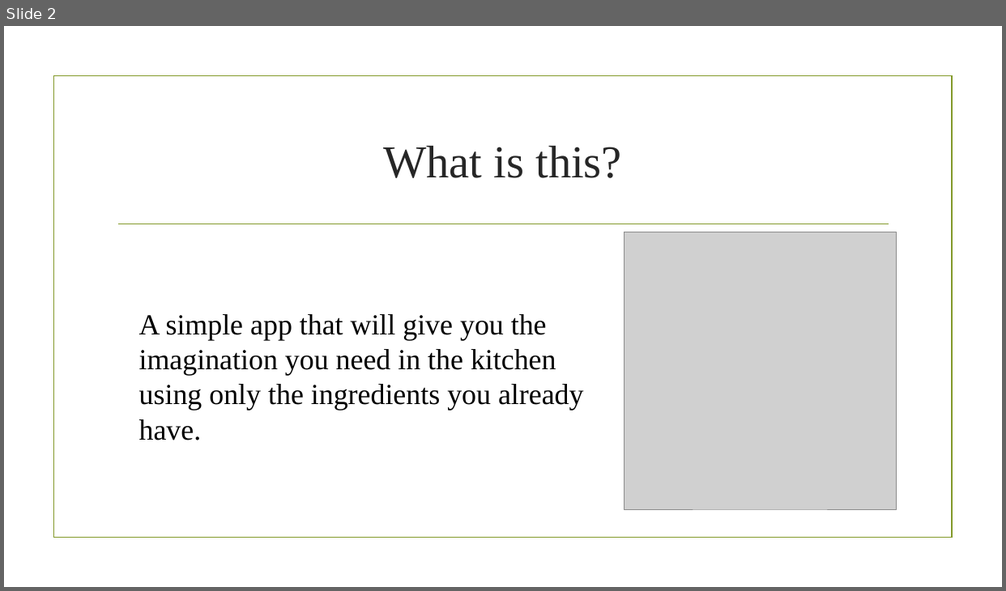
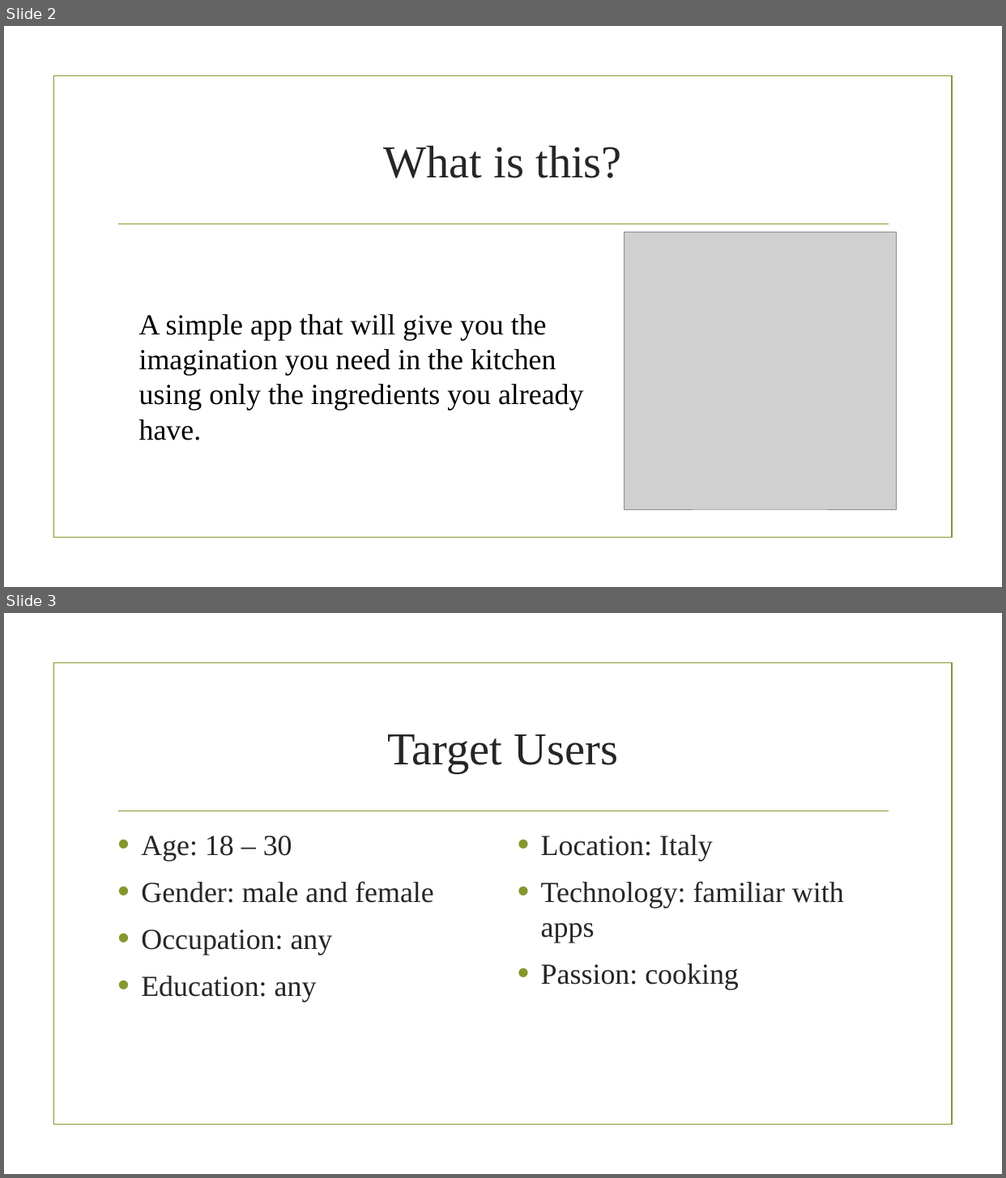
Before and after one commit to nicoDs96/recipes-SE, a slide deck: CookWithMe.pptx. Shown one above the other, each under a label of ours: slide 2 before the commit, slides 2 and 3 after it. The pictures are 1006x591 and 1006x1178 pixels, drawn with LibreOffice and Linux fonts; fonts in the diff are those of the drawing; grey boxes stand for pictures; background and template pictures are left out. Boxes give left, top, right and bottom in pixels: in the first picture for what was removed or moved away, otherwise in the second. Text is boxed around its words. In the diff, an @@ line names an element or a change of style, - is before the commit and + after.

Commit message:
added target users to ppt

```diff
--- a/CookWithMe.pptx
+++ b/CookWithMe.pptx
@@ slide 3 added at (4, 613, 1002, 1174), background picture (left out); not listed: 2 template elements that a slide beside it also shows @@
@@ title added at (387, 735, 619, 773), 44 pt, text #262626 @@
+Target Users
@@ text added at (141, 836, 434, 1002), 28 pt, text #262626 @@
+• Age: 18 – 30
+• Gender: male and female
+• Occupation: any
+• Education: any
@@ text added at (541, 835, 844, 990), 28 pt, text #262626 @@
+• Location: Italy
+• Technology: familiar with apps
+• Passion: cooking
```
Also in this commit, not shown: 2 slides changed, 1 slide removed.
